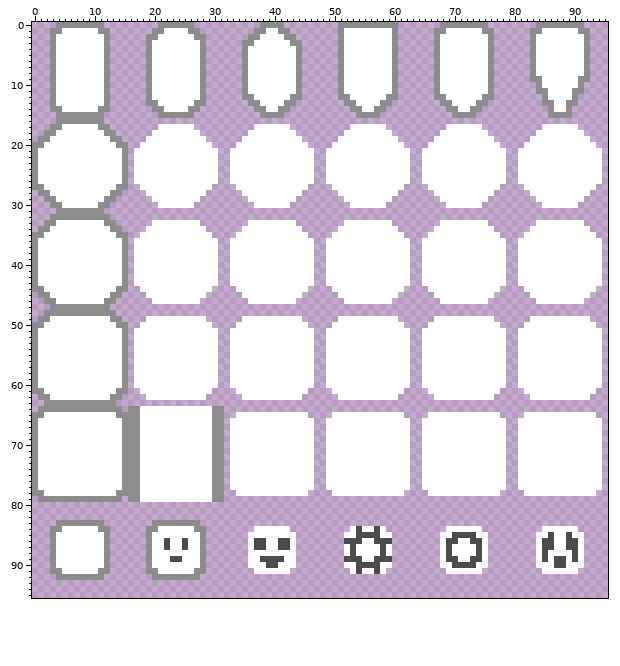
Two states of a pixel-art file, Random Input Game Project/Assets/_Project/Art/skins_testing_project.ase. The first picture shows the starting point.
96x96 pixels, 1 frame.
And afterwards:
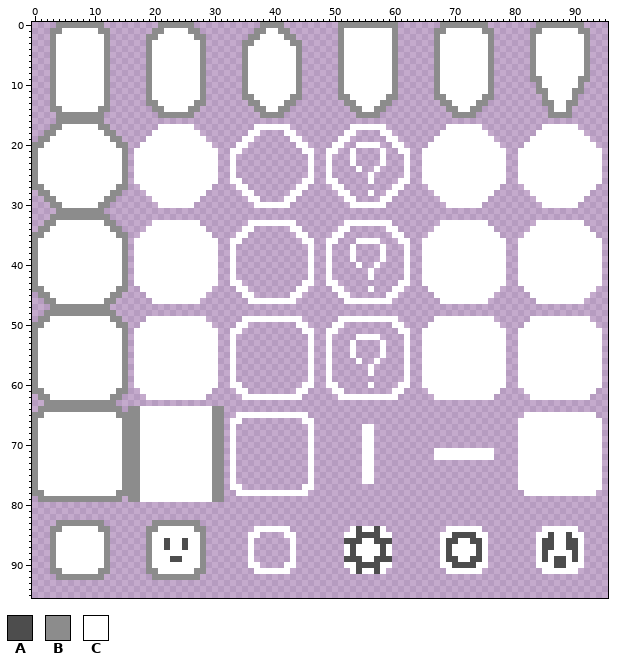
Palette (. is transparent): A #4d4d4d  B #8c8c8c  C #ffffff
Edits made:
@@ x 32..63 @@
 17 .....CCCCCC..........CCCCCC.....
-18 ....CCCCCCCC........CCCCCCCC....
-19 ...CCCCCCCCCC......CCCCCCCCCC...
-20 ..CCCCCCCCCCCC....CCCCCCCCCCCC..
-21 .CCCCCCCCCCCCCC..CCCCCCCCCCCCCC.
-22 .CCCCCCCCCCCCCC..CCCCCCCCCCCCCC.
-23 .CCCCCCCCCCCCCC..CCCCCCCCCCCCCC.
-24 .CCCCCCCCCCCCCC..CCCCCCCCCCCCCC.
-25 .CCCCCCCCCCCCCC..CCCCCCCCCCCCCC.
-26 .CCCCCCCCCCCCCC..CCCCCCCCCCCCCC.
-27 ..CCCCCCCCCCCC....CCCCCCCCCCCC..
-28 ...CCCCCCCCCC......CCCCCCCCCC...
-29 ....CCCCCCCC........CCCCCCCC....
+18 ....CC....CC........CC....CC....
+19 ...CC......CC......CC......CC...
+20 ..CC........CC....CC..CCCC..CC..
+21 .CC..........CC..CC..C....C..CC.
+22 .C............C..C...C....C...C.
+23 .C............C..C...C....C...C.
+24 .C............C..C....C..C....C.
+25 .C............C..C......C.....C.
+26 .CC..........CC..CC.....C....CC.
+27 ..CC........CC....CC........CC..
+28 ...CC......CC......CC...C..CC...
+29 ....CC....CC........CC....CC....
 30 .....CCCCCC..........CCCCCC.....
@@ x 32..63 @@
 33 ....CCCCCCCC........CCCCCCCC....
-34 ...CCCCCCCCCC......CCCCCCCCCC...
-35 ..CCCCCCCCCCCC....CCCCCCCCCCCC..
-36 .CCCCCCCCCCCCCC..CCCCCCCCCCCCCC.
-37 .CCCCCCCCCCCCCC..CCCCCCCCCCCCCC.
-38 .CCCCCCCCCCCCCC..CCCCCCCCCCCCCC.
-39 .CCCCCCCCCCCCCC..CCCCCCCCCCCCCC.
-40 .CCCCCCCCCCCCCC..CCCCCCCCCCCCCC.
-41 .CCCCCCCCCCCCCC..CCCCCCCCCCCCCC.
-42 .CCCCCCCCCCCCCC..CCCCCCCCCCCCCC.
-43 .CCCCCCCCCCCCCC..CCCCCCCCCCCCCC.
-44 ..CCCCCCCCCCCC....CCCCCCCCCCCC..
-45 ...CCCCCCCCCC......CCCCCCCCCC...
+34 ...CC......CC......CC......CC...
+35 ..CC........CC....CC........CC..
+36 .CC..........CC..CC...CCCC...CC.
+37 .C............C..C...C....C...C.
+38 .C............C..C...C....C...C.
+39 .C............C..C...C....C...C.
+40 .C............C..C....C..C....C.
+41 .C............C..C......C.....C.
+42 .C............C..C......C.....C.
+43 .CC..........CC..CC..........CC.
+44 ..CC........CC....CC....C...CC..
+45 ...CC......CC......CC......CC...
 46 ....CCCCCCCC........CCCCCCCC....
@@ x 32..63 @@
 49 ...CCCCCCCCCC......CCCCCCCCCC...
-50 ..CCCCCCCCCCCC....CCCCCCCCCCCC..
-51 .CCCCCCCCCCCCCC..CCCCCCCCCCCCCC.
-52 .CCCCCCCCCCCCCC..CCCCCCCCCCCCCC.
-53 .CCCCCCCCCCCCCC..CCCCCCCCCCCCCC.
-54 .CCCCCCCCCCCCCC..CCCCCCCCCCCCCC.
-55 .CCCCCCCCCCCCCC..CCCCCCCCCCCCCC.
-56 .CCCCCCCCCCCCCC..CCCCCCCCCCCCCC.
-57 .CCCCCCCCCCCCCC..CCCCCCCCCCCCCC.
-58 .CCCCCCCCCCCCCC..CCCCCCCCCCCCCC.
-59 .CCCCCCCCCCCCCC..CCCCCCCCCCCCCC.
-60 .CCCCCCCCCCCCCC..CCCCCCCCCCCCCC.
-61 ..CCCCCCCCCCCC....CCCCCCCCCCCC..
+50 ..CC........CC....CC........CC..
+51 .CC..........CC..CC..........CC.
+52 .C............C..C....CCCC....C.
+53 .C............C..C...C....C...C.
+54 .C............C..C...C....C...C.
+55 .C............C..C...C....C...C.
+56 .C............C..C....C..C....C.
+57 .C............C..C......C.....C.
+58 .C............C..C......C.....C.
+59 .C............C..C............C.
+60 .CC..........CC..CC.....C....CC.
+61 ..CC........CC....CC........CC..
 62 ...CCCCCCCCCC......CCCCCCCCCC...
@@ x 32..80 @@
 64 .................................................
-65 ..CCCCCCCCCCCC....CCCCCCCCCCCC....CCCCCCCCCCCC...
-66 .CCCCCCCCCCCCCC..CCCCCCCCCCCCCC..CCCCCCCCCCCCCC..
-67 .CCCCCCCCCCCCCC..CCCCCCCCCCCCCC..CCCCCCCCCCCCCC..
-68 .CCCCCCCCCCCCCC..CCCCCCCCCCCCCC..CCCCCCCCCCCCCC..
-69 .CCCCCCCCCCCCCC..CCCCCCCCCCCCCC..CCCCCCCCCCCCCC..
-70 .CCCCCCCCCCCCCC..CCCCCCCCCCCCCC..CCCCCCCCCCCCCC..
-71 .CCCCCCCCCCCCCC..CCCCCCCCCCCCCC..CCCCCCCCCCCCCC..
-72 .CCCCCCCCCCCCCC..CCCCCCCCCCCCCC..CCCCCCCCCCCCCC..
-73 .CCCCCCCCCCCCCC..CCCCCCCCCCCCCC..CCCCCCCCCCCCCC..
-74 .CCCCCCCCCCCCCC..CCCCCCCCCCCCCC..CCCCCCCCCCCCCC..
-75 .CCCCCCCCCCCCCC..CCCCCCCCCCCCCC..CCCCCCCCCCCCCC..
-76 .CCCCCCCCCCCCCC..CCCCCCCCCCCCCC..CCCCCCCCCCCCCC..
-77 .CCCCCCCCCCCCCC..CCCCCCCCCCCCCC..CCCCCCCCCCCCCC..
-78 ..CCCCCCCCCCCC....CCCCCCCCCCCC....CCCCCCCCCCCC...
+65 ..CCCCCCCCCCCC...................................
+66 .CC..........CC..................................
+67 .C............C........CC........................
+68 .C............C........CC........................
+69 .C............C........CC........................
+70 .C............C........CC........................
+71 .C............C........CC..........CCCCCCCCCC....
+72 .C............C........CC..........CCCCCCCCCC....
+73 .C............C........CC........................
+74 .C............C........CC........................
+75 .C............C........CC........................
+76 .C............C........CC........................
+77 .CC..........CC..................................
+78 ..CCCCCCCCCCCC...................................
 79 .................................................
@@ x 35..44 @@
 84 ..CCCCCC..
-85 .CCCCCCCC.
-86 .CAACCAAC.
-87 .CAACCAAC.
-88 .CCCCCCCC.
-89 .CCAAAACC.
-90 .CCCAACCC.
+85 .CC....CC.
+86 .C......C.
+87 .C......C.
+88 .C......C.
+89 .C......C.
+90 .CC....CC.
 91 ..CCCCCC..
